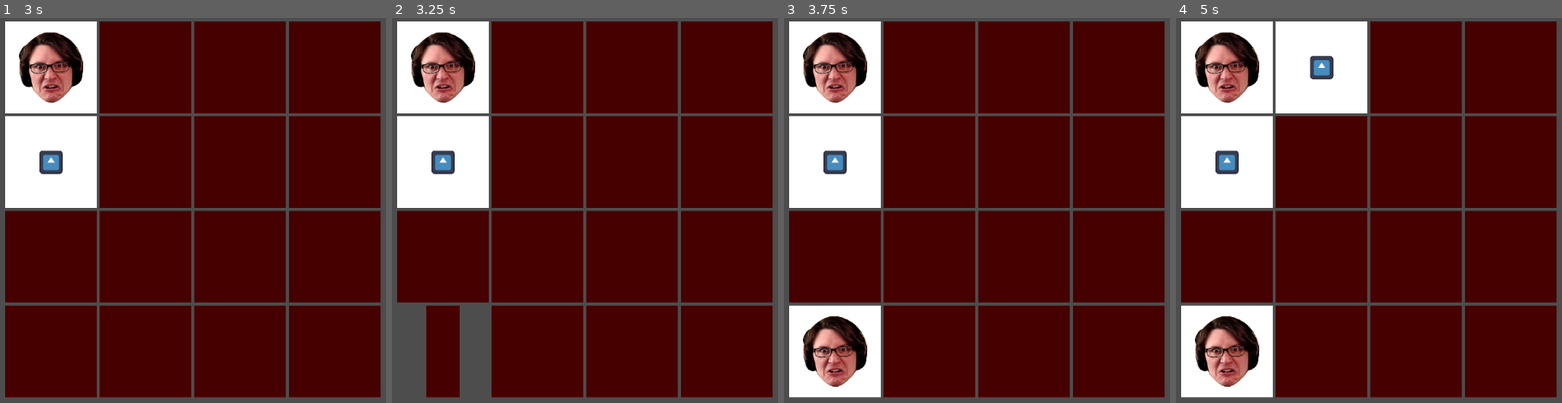
Above: before the commit, frames 1-4 (left to right).
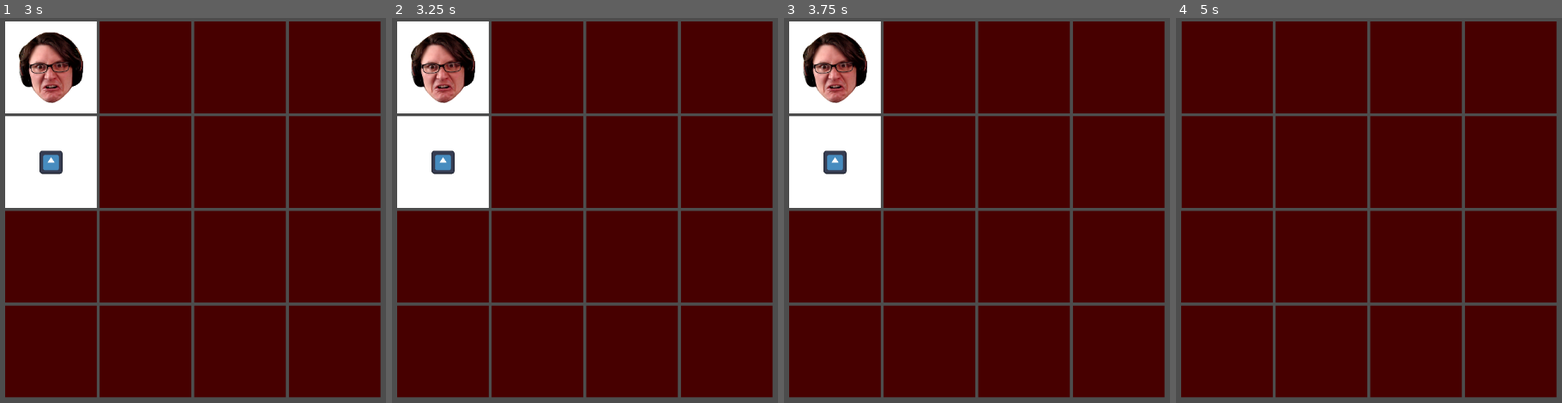
Above: after the commit, the same moments.

Repository: Visssarion/Memory-Card-Game
Game: Godot game, scene res://nodes/scenes/test_dev.tscn
Two runs of this game, one before a commit and one after it. Both use one fixed random seed, a clock stepped at 60 frames per second and the inputs below. The engine's default icon, where the game draws it, is replaced by a stand-in: a white triangle on a blue panel in a dark square.
Inputs (mouse positions are in pixels of both pictures, inside the frame that each line leads up to):
- Up to frame 1 (3 s): tap Enter at 0.5 s; move the mouse to (50, 68) at 0.52 s; click (50, 68) at 0.67 s; move the mouse to (50, 160) at 1.27 s; click (50, 160) at 1.42 s; move the mouse to (50, 256) at 2.02 s; click (50, 256) at 2.17 s; tap Space at 2.75 s; move the mouse to (50, 352) at 2.77 s; click (50, 352) at 2.92 s
- Up to frame 2 (3.25 s): no input
- Up to frame 3 (3.75 s): move the mouse to (930, 68) at 3.52 s; click (930, 68) at 3.67 s
- Up to frame 4 (5 s): move the mouse to (1322, 160) at 4.27 s; click (1322, 160) at 4.42 s

Frame 1 is identical in both runs. In frame 2, 3.6% of the frame differs, in the area x 1-26%, y 74-99%; in frame 3, 5.6%; in frame 4, 23%, in the area x 1-50%, y 0-99%.

Commit message:
ADD: Gameloop

Diff:
--- a/nodes/scenes/test_dev.tscn
+++ b/nodes/scenes/test_dev.tscn
@@ -15,3 +15,6 @@
 card_theme = Array[Resource("res://scripts/classes/card_data.gd")]([ExtResource("2_gaj7e"), ExtResource("3_s3or7"), ExtResource("3_s3or7"), ExtResource("3_s3or7"), ExtResource("2_gaj7e"), ExtResource("2_gaj7e"), ExtResource("2_gaj7e"), ExtResource("3_s3or7")])
 
 [node name="GameCamera2D" parent="GAMECORE" instance=ExtResource("5_f0b11")]
+
+[node name="setTimout" type="Timer" parent="GAMECORE"]
+wait_time = 5.0
--- a/scripts/core/game.gd
+++ b/scripts/core/game.gd
@@ -1,5 +1,7 @@
 ##
 extends Node
+
+class_name Game
 
 @export_group("Board Settings")
 @export_range(2, 16, 2) var rows: int = 2  # Dynamically set the amount of cards on the board
@@ -17,34 +19,56 @@
 var selected_card_a: Card  # Player selected first choice
 var selected_card_b: Card  # Player selected second choice
 
-# Here we determine the winner of each result phase
-func determine_win():
-	if selected_card_a.card_data.name != selected_card_b.card_data.name:
+
+# Here we determine the winner of each result phase, runs before reseting the gameloop
+func determine_win() -> void:
+	var timeout = 3  # Default timeout for a loss
+	var is_winner = false  # Winner indicator
+	# If we have a match, we obviously win
+	if selected_card_a.card_data.name == selected_card_b.card_data.name:
+		timeout = 1  # Reduce timer to keep the player engadget
+		is_winner = true  # Trigger to indicate we have a winner
+		print('WINNER')
+		# Destroy cards? TODO
+
+	var timer = get_timer(timeout)  # Obtain timeout component
+	timer.timeout.connect(func(): set_result_state(is_winner))  # Connect the finalize method to the timeout
+	timer.start()  # Start the timeout counting down to execute the method hold by the timer
+
+# Check result state, reset gameloop
+func set_result_state(winner) -> void:
+	# Any other gamephase then PICK_B should not trigger this method
+	if gamephase != gamephases.RESULT: return
+	# Reset gamephase to PICK_A so the user is able to make a new selection
+	gamephase = gamephases.PICK_A
+	# If the current round was not a win, flip the cards back facedown
+	if not winner:
 		selected_card_a.opened = false  # Close cards incase of invalid match
 		selected_card_b.opened = false  # Close cards incase of invalid match
-	else:
-		print('WINNER')
-		# Destroy cards? TODO
+
+func get_timer(wait_time: int = 5) -> Timer:
+	var timer = get_node("setTimout")  # Get setTimeout node (Timer)
+	timer.autostart = true  # Make sure it automatically starts
+	timer.one_shot = false  # The timer is allowed to run more then just once
+	timer.wait_time = wait_time  # Set the time before the timer executes its method
+	return timer  # Return the timer element
 
 # Method which executes after card has been clicked
 func on_click(card):
 	# Cancel click if card is already open, we don't want to progress the gamephase
-	if card.opened: return
+	if card.opened or gamephase == gamephases.RESULT: return
 
 	# Check current gamestate
 	if (gamephase == gamephases.PICK_A):
 		gamephase = gamephases.PICK_B  # Change current gamestate to the next one
-		card.opened = true
-		print("YOMAMAMAWASHERE")
+		selected_card_a = card  # The current card clicked will be Card A.
+		card.opened = true  # Flip the card face up
 	# Check current gamestate
 	elif (gamephase == gamephases.PICK_B):
 		gamephase = gamephases.RESULT  # Change current gamestate to the next one
-		card.opened = true
-		print("YODADDYWASHERE")
-	# Check current gamestate
-	elif (gamephase == gamephases.RESULT):  # Change current gamestate to the next one
-		gamephase = gamephases.PICK_A
-		print(card)
+		selected_card_b = card  # The current card clicked will be Card B.
+		card.opened = true  # Flip the card face up
+		determine_win()  # Check for a winner, execute timer to flip gamestate back to PICK_A
 
 func _ready():
 	## Duplicate cards
